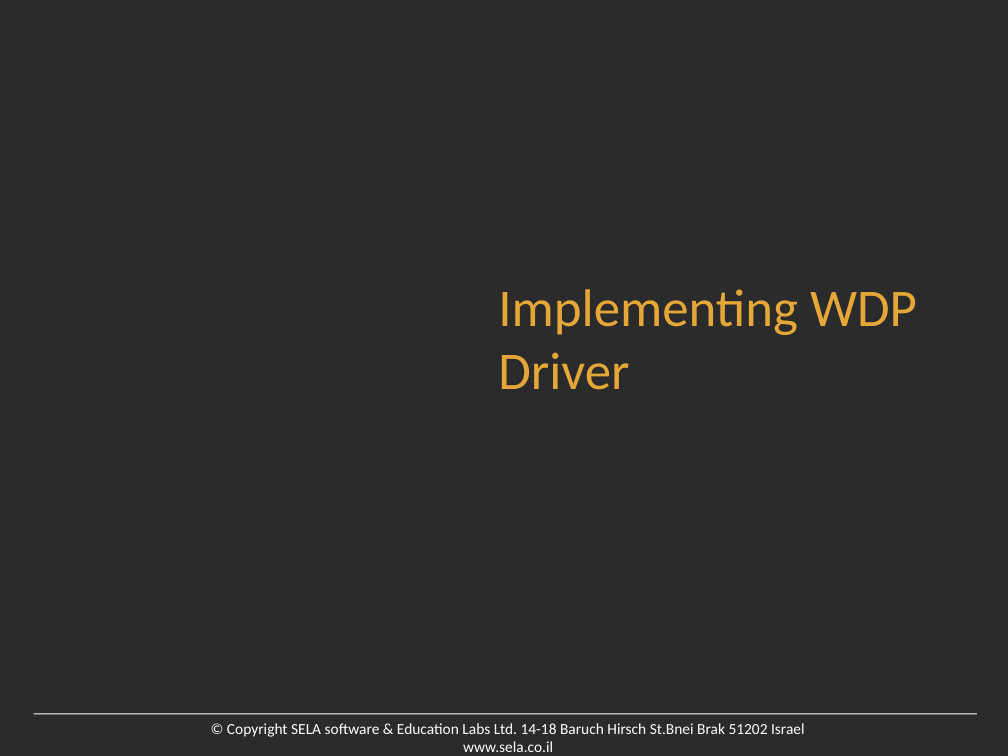
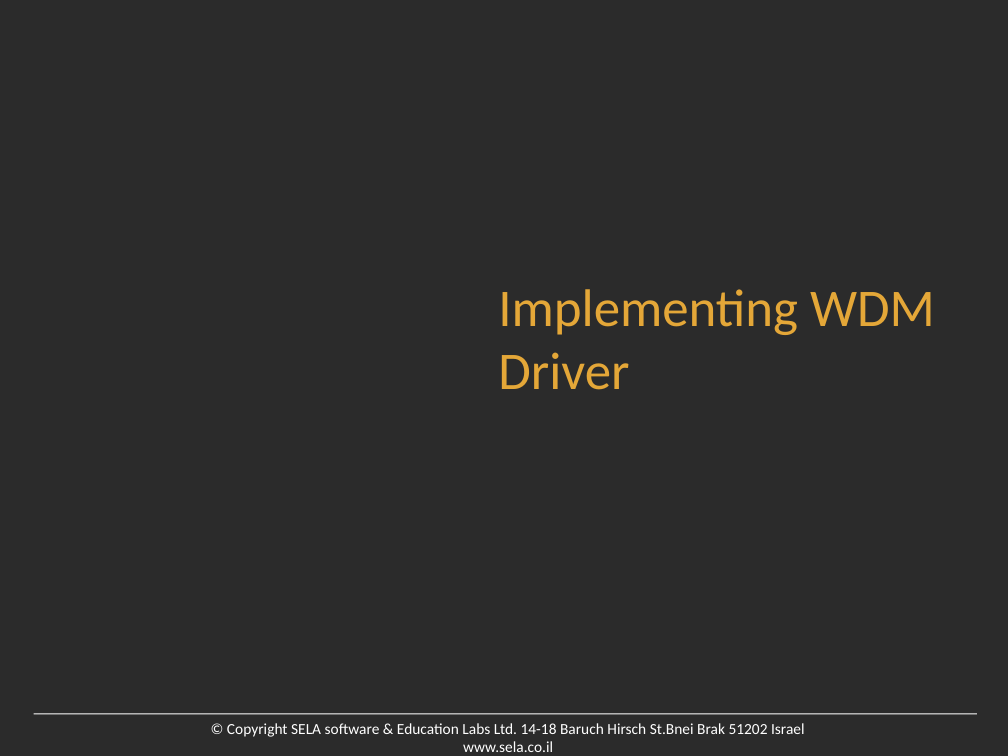
Before and after one commit to uri247/Projects, a slide deck: slide 1 of pmgmt/Pow020.Implementing.WDM.pptx. Drawn at 1008x756 pixels with LibreOffice and Linux fonts; fonts in the diff are those of the drawing; background and template pictures are left out; a plain dark background stands for a picture behind light text. Boxes give left, top, right and bottom in pixels: in the first picture for what was removed or moved away, otherwise in the second. Text is boxed around its words. In the diff, an @@ line names an element or a change of style, - is before the commit and + after.

```diff
--- a/pmgmt/Pow020.Implementing.WDM.pptx
+++ b/pmgmt/Pow020.Implementing.WDM.pptx
@@ title at (498,289,935,390): text changed @@
-Implementing WDP Driver
+Implementing WDM Driver
```
Also in this commit, not shown: 1 other slide changed, 19 other files.
